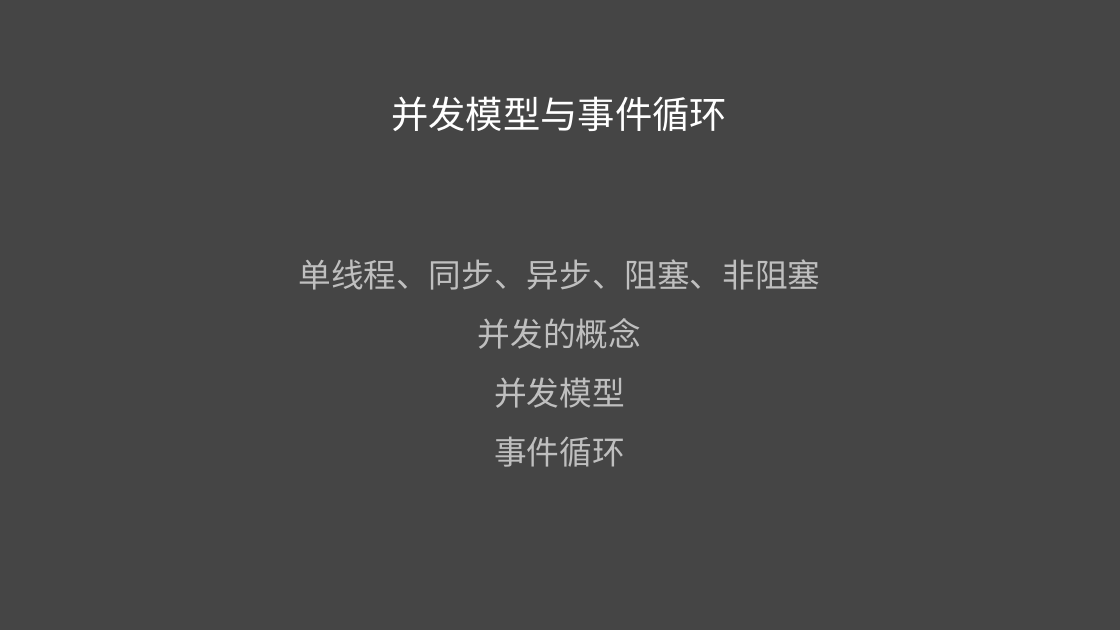
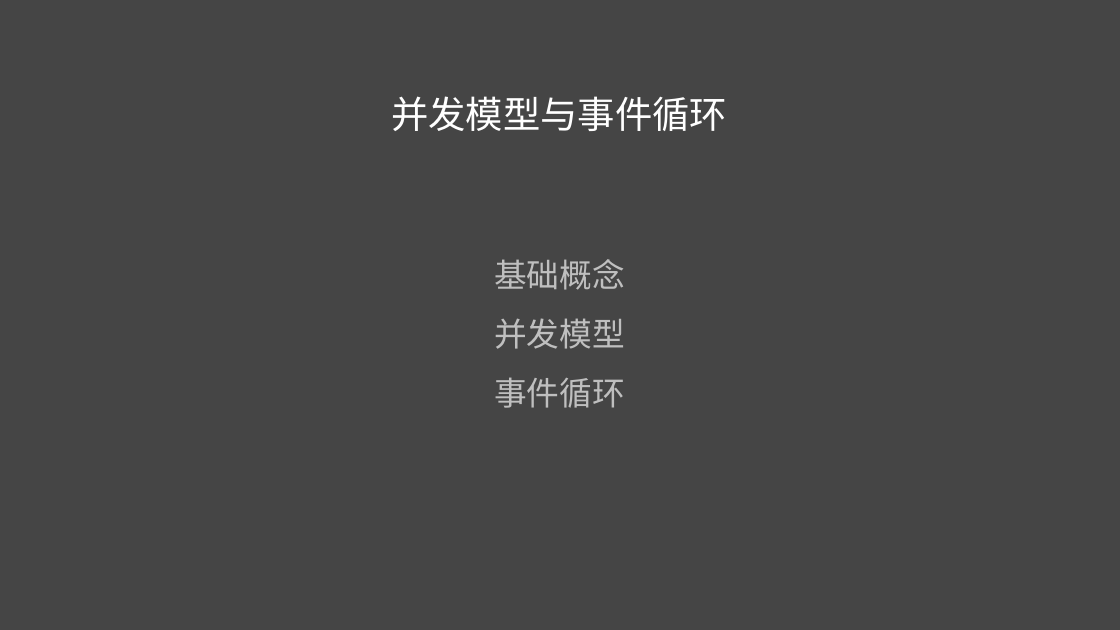
Before and after one commit to liuweiGL/share, a slide deck: slide 2 of ppt/JavaScript基础二.pptx. Drawn at 1120x630 pixels with LibreOffice and Linux fonts; fonts in the diff are those of the drawing. Boxes give left, top, right and bottom in pixels: in the first picture for what was removed or moved away, otherwise in the second. Text is boxed around its words. In the diff, an @@ line names an element or a change of style, - is before the commit and + after.

```diff
--- a/ppt/JavaScript基础二.pptx
+++ b/ppt/JavaScript基础二.pptx
@@ text at <box>494,259,625,290</box>: text changed @@
-单线程、同步、异步、阻塞、非阻塞
-并发的概念
+基础概念
```
Also in this commit, not shown: 1 other slide changed, 3 slides added, 2 slides removed.
